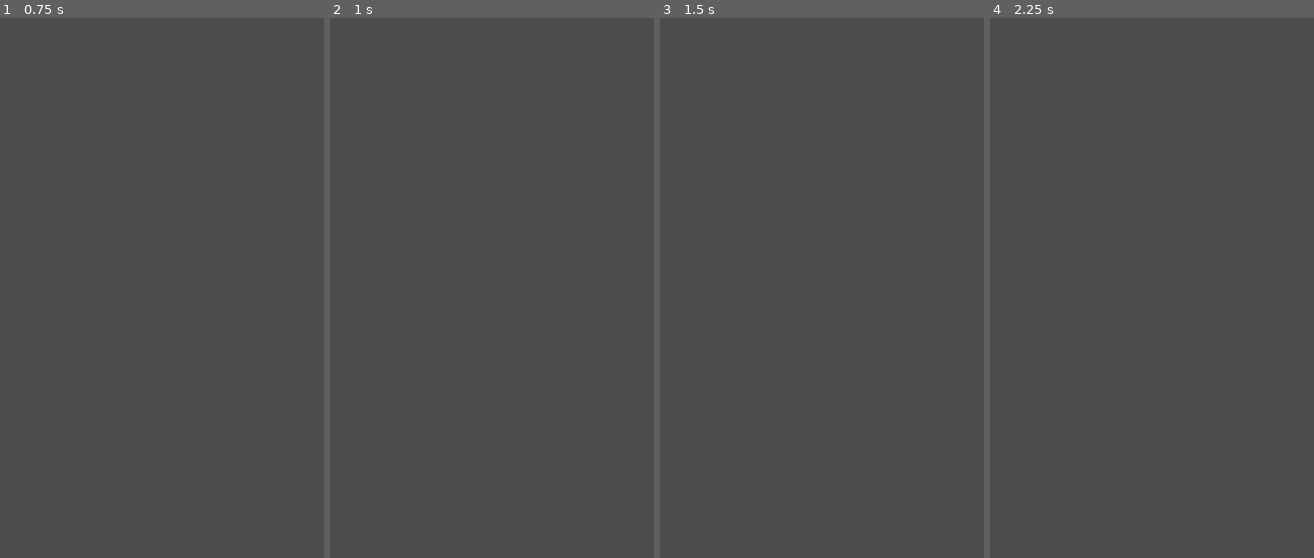
Above: before the commit, frames 1-4 (left to right).
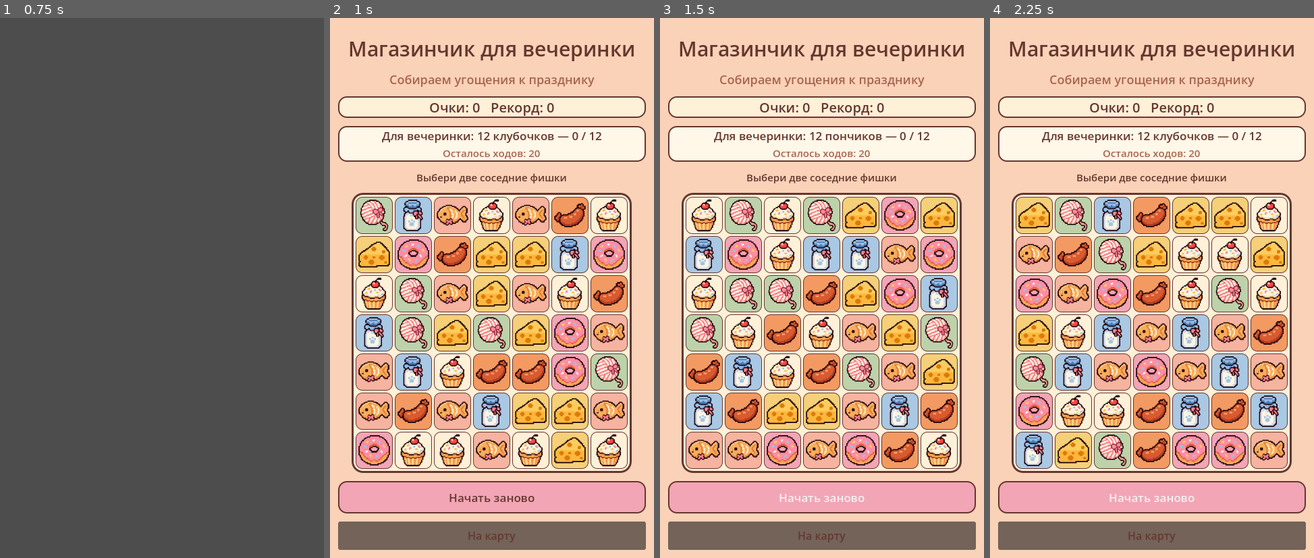
Above: after the commit, the same moments.

Repository: ArinaPig/Meown
Game: Godot game, scene res://scenes/map/WorldMap.tscn
Two runs of this game, one before a commit and one after it. Both use one fixed random seed, a clock stepped at 60 frames per second and the inputs below.
Inputs (mouse positions are in pixels of both pictures, inside the frame that each line leads up to):
- Up to frame 1 (0.75 s): click "МАГАЗИН Три в ряд" at 0.5 s
- Up to frame 2 (1 s): no input
- Up to frame 3 (1.5 s): click (822, 498) at 1.25 s, where only the run after the commit has a clickable "Начать заново"
- Up to frame 4 (2.25 s): click (1152, 498) at 2 s, where only the run after the commit has a clickable "Начать заново"

Frame 1 is identical in both runs. In frame 2, 100% of the frame differs, in the area x 0-100%, y 0-100%; in frame 3, 100%; in frame 4, 100%.
Error before the commit: Parse Error: Identifier "SHOP_GOAL" not declared in the current scope. (res://scenes/minigames/match3/Match3.gd:531)

Commit message:
Fix match-3 score label after task update

Diff:
--- a/scenes/minigames/match3/Match3.gd
+++ b/scenes/minigames/match3/Match3.gd
@@ -528,7 +528,7 @@
 		GameState.high_scores["match3"] = score
 		GameState.save_game()
 		best_score = score
-	score_label.text = "Угощения: %d / %d   Рекорд: %d" % [score, SHOP_GOAL, best_score]
+	score_label.text = "Очки: %d   Рекорд: %d" % [score, best_score]
 
 
 func _update_task_display() -> void:
